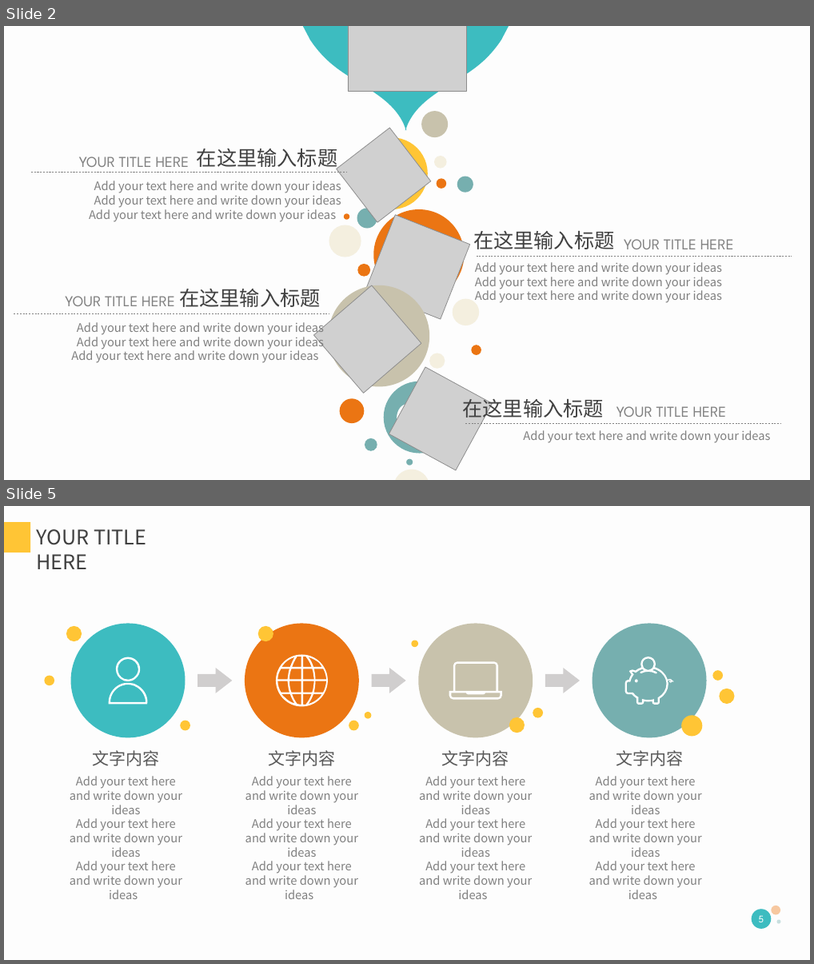
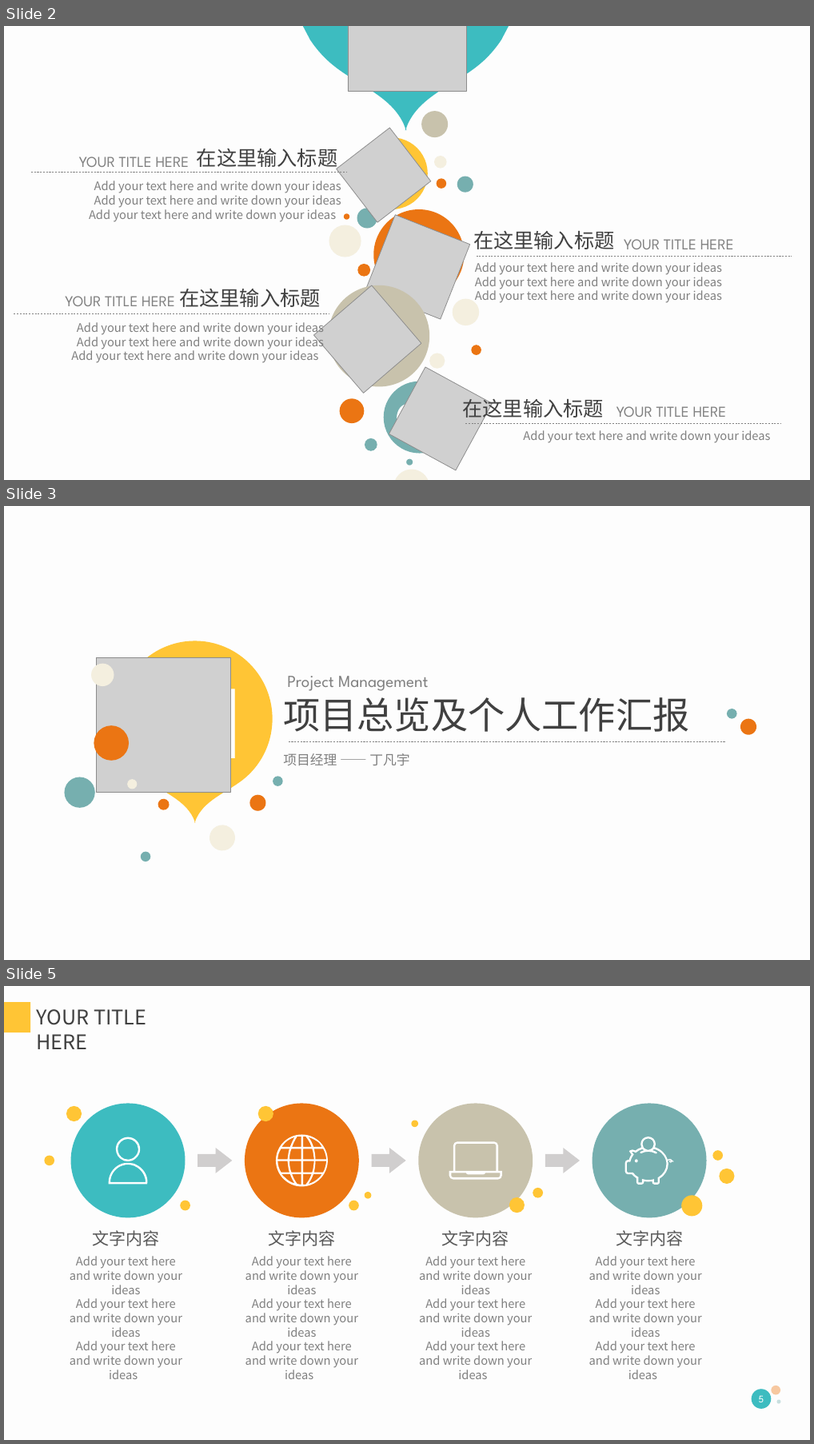
Before and after one commit to DanielDFY/HollowKnight, a slide deck: 项目报告pre.pptx. Shown one above the other, each under a label of ours: slides 2 and 5 before the commit, slides 2, 3 and 5 after it; the slides between them are not shown. The pictures are 814x964 and 814x1444 pixels, drawn with LibreOffice and Linux fonts; fonts in the diff are those of the drawing; grey boxes stand for pictures. Boxes give left, top, right and bottom in pixels: in the first picture for what was removed or moved away, otherwise in the second. Text is boxed around its words. In the diff, an @@ line names an element or a change of style, - is before the commit and + after.

```diff
--- a/项目报告pre.pptx
+++ b/项目报告pre.pptx
@@ slide 3 added at <box>4,506,810,960</box>, background #FDFDFD @@
@@ freeform shape added at <box>85,608,305,828</box>, fill #FFC535 @@
@@ ellipse added at <box>91,664,114,686</box>, fill #F4EFDF @@
@@ picture added at <box>97,657,231,792</box> @@
@@ text added at <box>151,653,244,789</box>, 125 pt, text #FFFFFF @@
+01
@@ ellipse added at <box>727,708,738,719</box>, fill #76AFAF @@
@@ ellipse added at <box>741,718,757,735</box>, fill #EB7513 @@
@@ ellipse added at <box>94,725,130,760</box>, fill #EB7513 @@
@@ group added at <box>283,676,726,765</box>: 3 texts, 1 line @@
+项目总览及个人工作汇报
+Project Management
+项目经理 —— 丁凡宇
@@ ellipse added at <box>65,777,95,808</box>, fill #76AFAF @@
@@ ellipse added at <box>127,779,137,788</box>, fill #F4EFDF @@
@@ ellipse added at <box>274,776,283,786</box>, fill #76AFAF @@
@@ ellipse added at <box>158,799,170,811</box>, fill #EB7513 @@
@@ ellipse added at <box>250,795,266,811</box>, fill #EB7513 @@
@@ ellipse added at <box>209,824,236,851</box>, fill #F4EFDF @@
@@ ellipse added at <box>141,852,151,862</box>, fill #76AFAF @@
```
Also in this commit, not shown: 1 slide changed, 2 slides removed.
